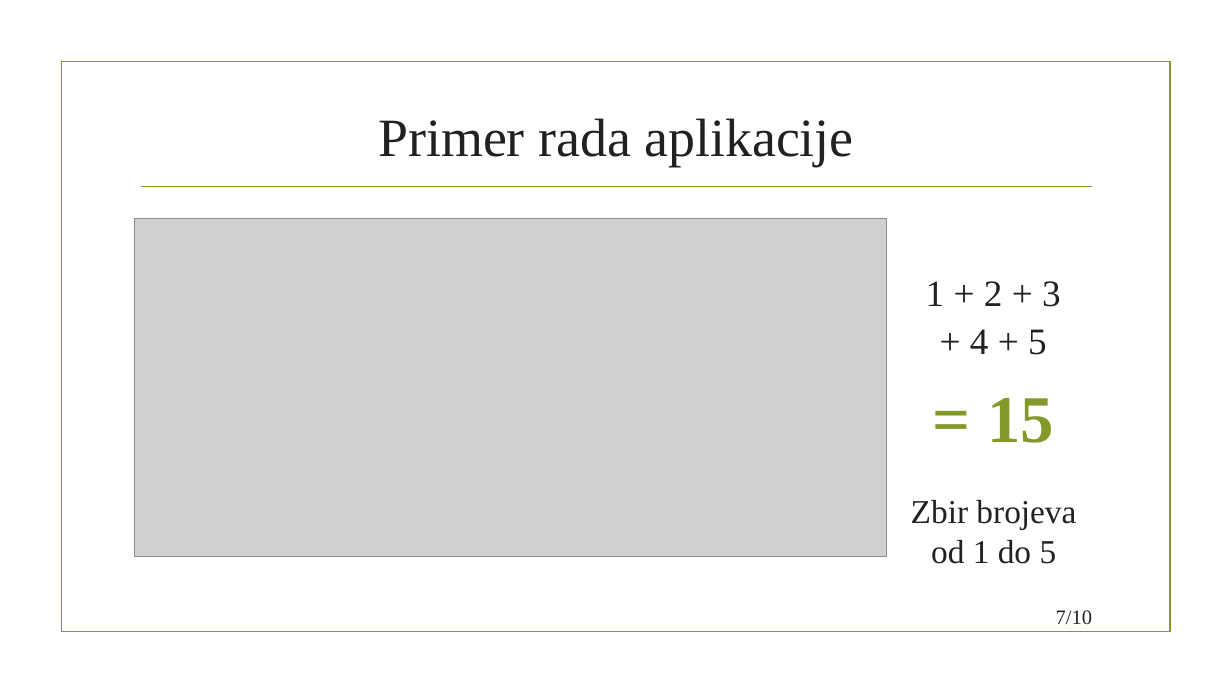
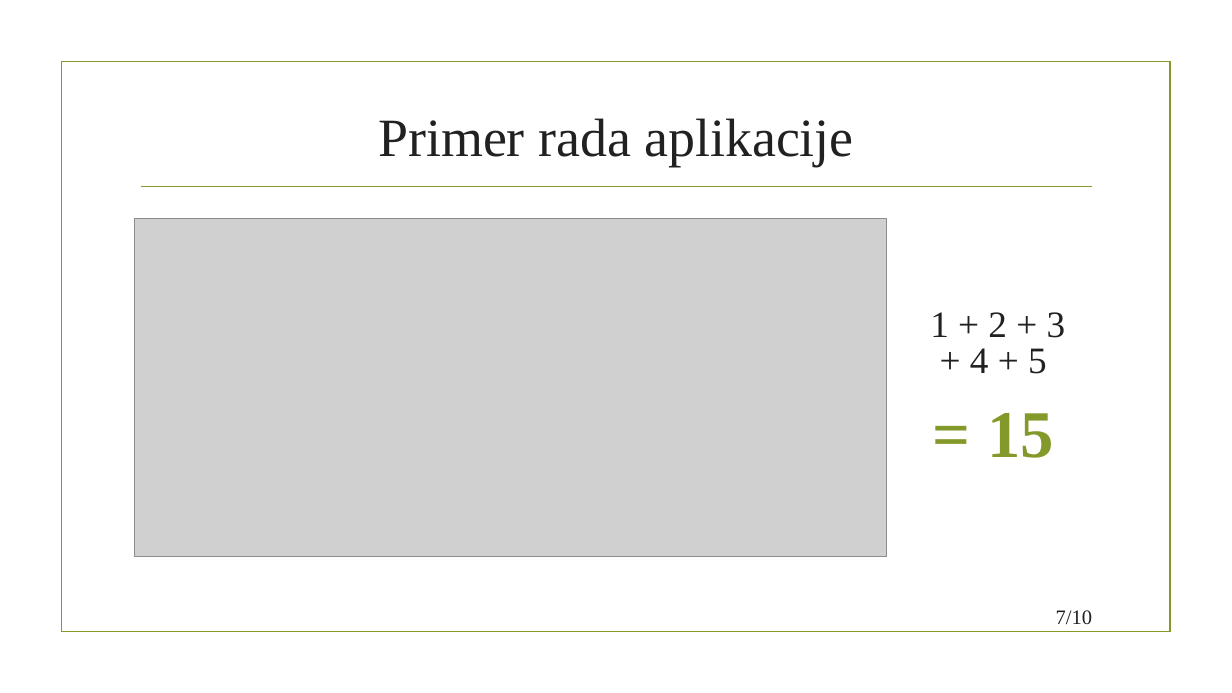
Before and after one commit to dunja-j/RiscV-debug-console, a slide deck: slide 7 of docs/prezentacija/Prezentacija-odbrana.pptx. Drawn at 1232x693 pixels with LibreOffice and Linux fonts; fonts in the diff are those of the drawing; grey boxes stand for pictures; background and template pictures are left out. Boxes give left, top, right and bottom in pixels: in the first picture for what was removed or moved away, otherwise in the second. Text is boxed around its words. In the diff, an @@ line names an element or a change of style, - is before the commit and + after.

```diff
--- a/docs/prezentacija/Prezentacija-odbrana.pptx
+++ b/docs/prezentacija/Prezentacija-odbrana.pptx
@@ text "1 + 2 + 3" moved from (x1=926, y1=281, x2=1061, y2=307) to (x1=930, y1=312, x2=1066, y2=338) @@
@@ text "+ 4 + 5" moved from (x1=970, y1=329, x2=1047, y2=355) to (x1=970, y1=348, x2=1047, y2=374) @@
@@ text "= 15" moved from (x1=987, y1=398, x2=1054, y2=443) to (x1=987, y1=413, x2=1054, y2=458) @@
@@ text removed at (x1=911, y1=500, x2=1076, y2=564) @@
-Zbir brojeva
-od 1 do 5
```
Also in this commit, not shown: 4 other slides changed.
